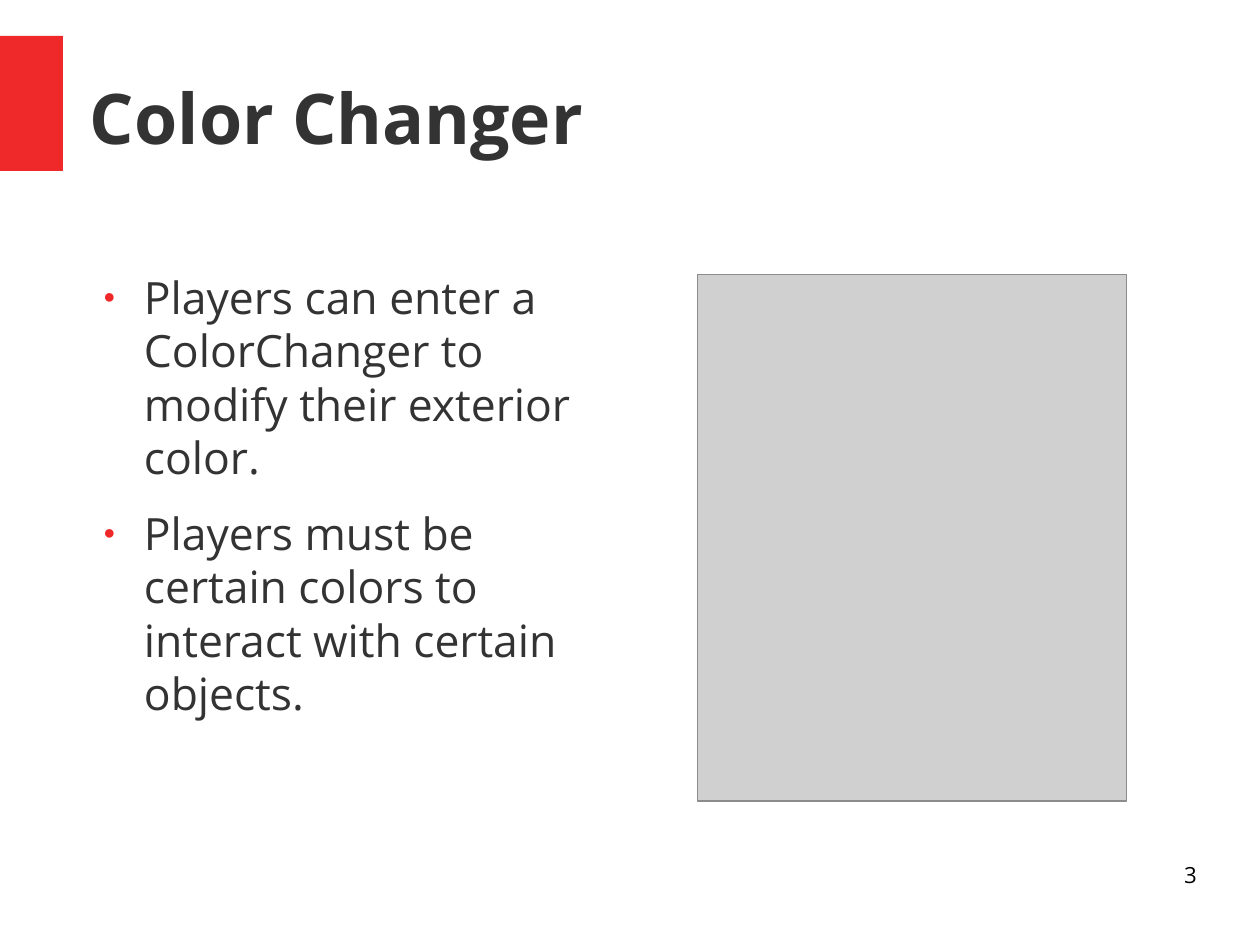
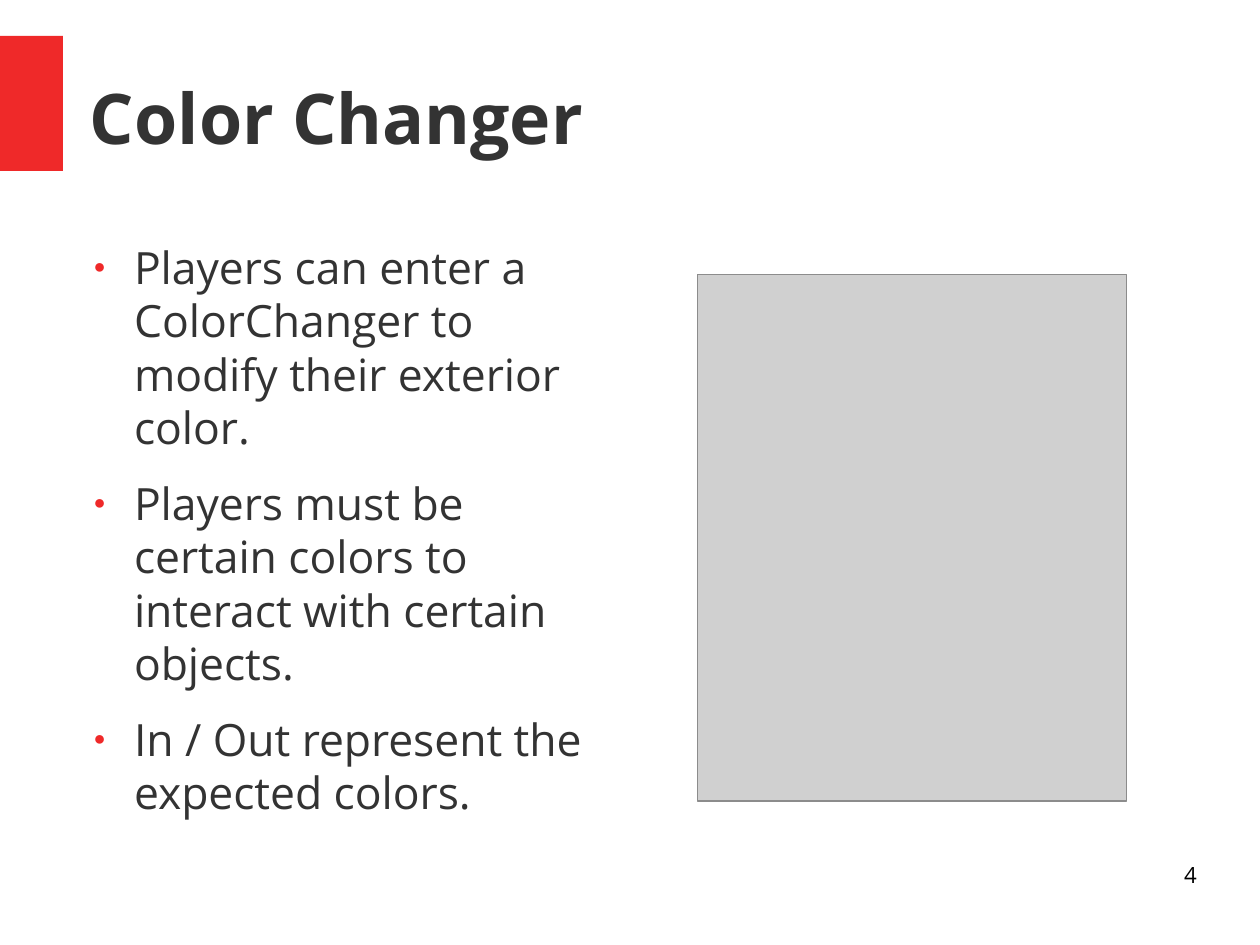
Before and after one commit to Samulus/tetromino, a slide deck: slide 4 of Media/design_document.odp (slide 3 before the commit). Drawn at 1260x945 pixels with LibreOffice and Linux fonts; fonts in the diff are those of the drawing; grey boxes stand for pictures. Boxes give left, top, right and bottom in pixels: in the first picture for what was removed or moved away, otherwise in the second. Text is boxed around its words. In the diff, an @@ line names an element or a change of style, - is before the commit and + after.

Commit message:
Player can enable / disable blue mode via ColorChanger now.

```diff
--- a/Media/design_document.odp
+++ b/Media/design_document.odp
@@ text "Players can enter a ColorChanger ...": place and size @@
-text "Players can enter a ColorChanger ..." at (144, 280, 570, 721)
+text "Players can enter a ColorChanger ..." at (134, 250, 582, 810)
@@ text at (134, 722, 582, 810): paragraph added @@
+● In / Out represent the expected colors.
@@ page number at (1184, 867, 1197, 883): text changed @@
-3
+4
```
Also in this commit, not shown: 2 other slides changed, 2 slides added, 1 slide removed, 10 other files.
